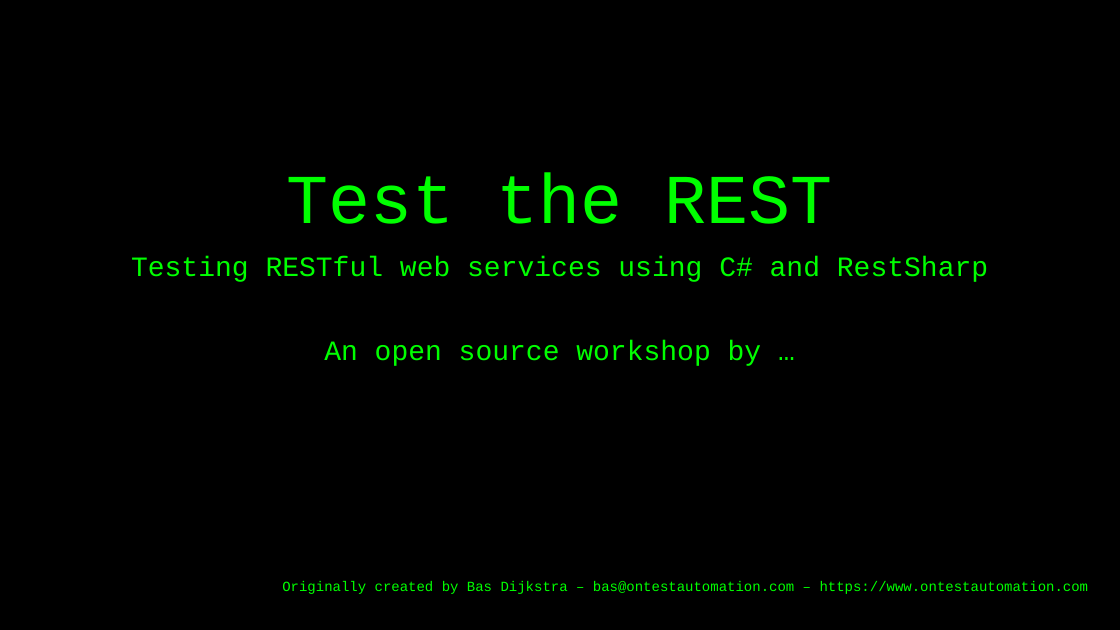
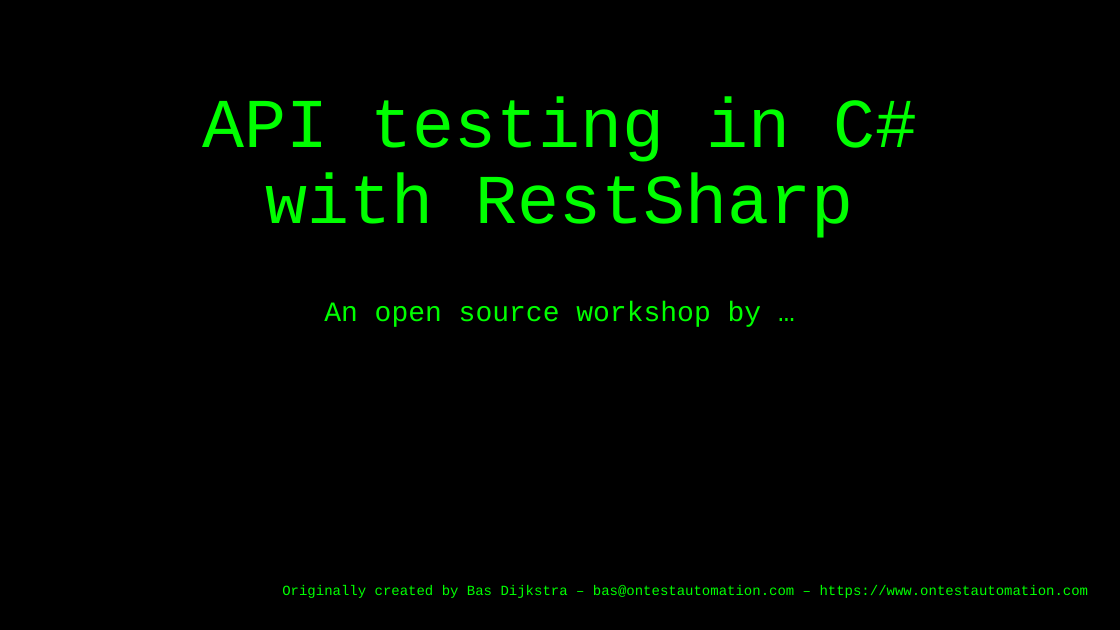
Before and after one commit to basdijkstra/restsharp-workshop, a slide deck: slide 1 of RestSharpWorkshop.pptx. Drawn at 1120x630 pixels with LibreOffice and Linux fonts; fonts in the diff are those of the drawing. Boxes give left, top, right and bottom in pixels: in the first picture for what was removed or moved away, otherwise in the second. Text is boxed around its words. In the diff, an @@ line names an element or a change of style, - is before the commit and + after.

```diff
--- a/RestSharpWorkshop.pptx
+++ b/RestSharpWorkshop.pptx
@@ title at (203,96,917,238): text changed @@
-Test the REST
+API testing in C# with RestSharp
@@ subtitle at (131,256,988,282): paragraph removed @@
-Testing RESTful web services using C# and RestSharp
```
Also in this commit, not shown: 5 other slides changed, 2 other files.
